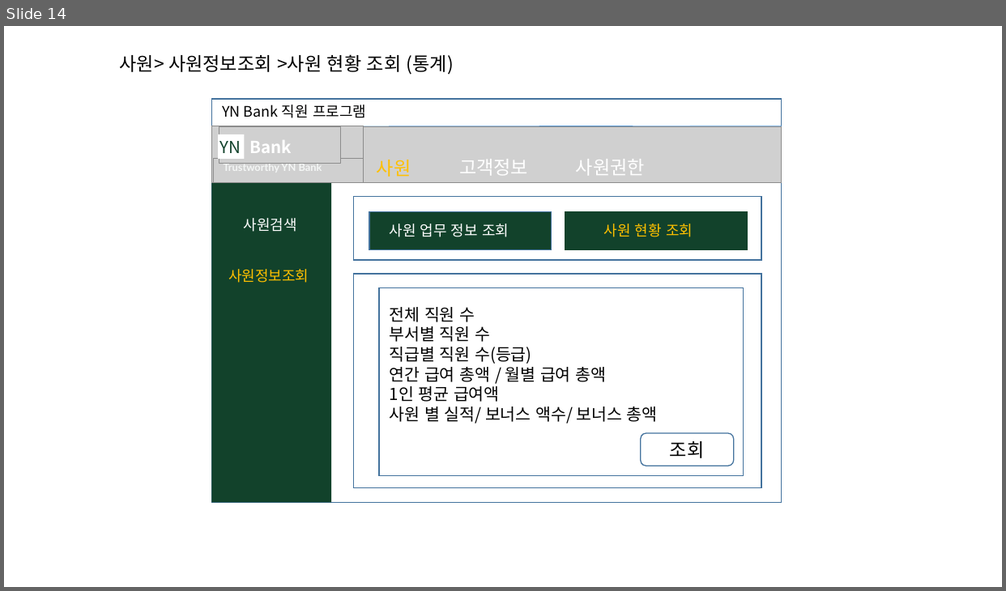
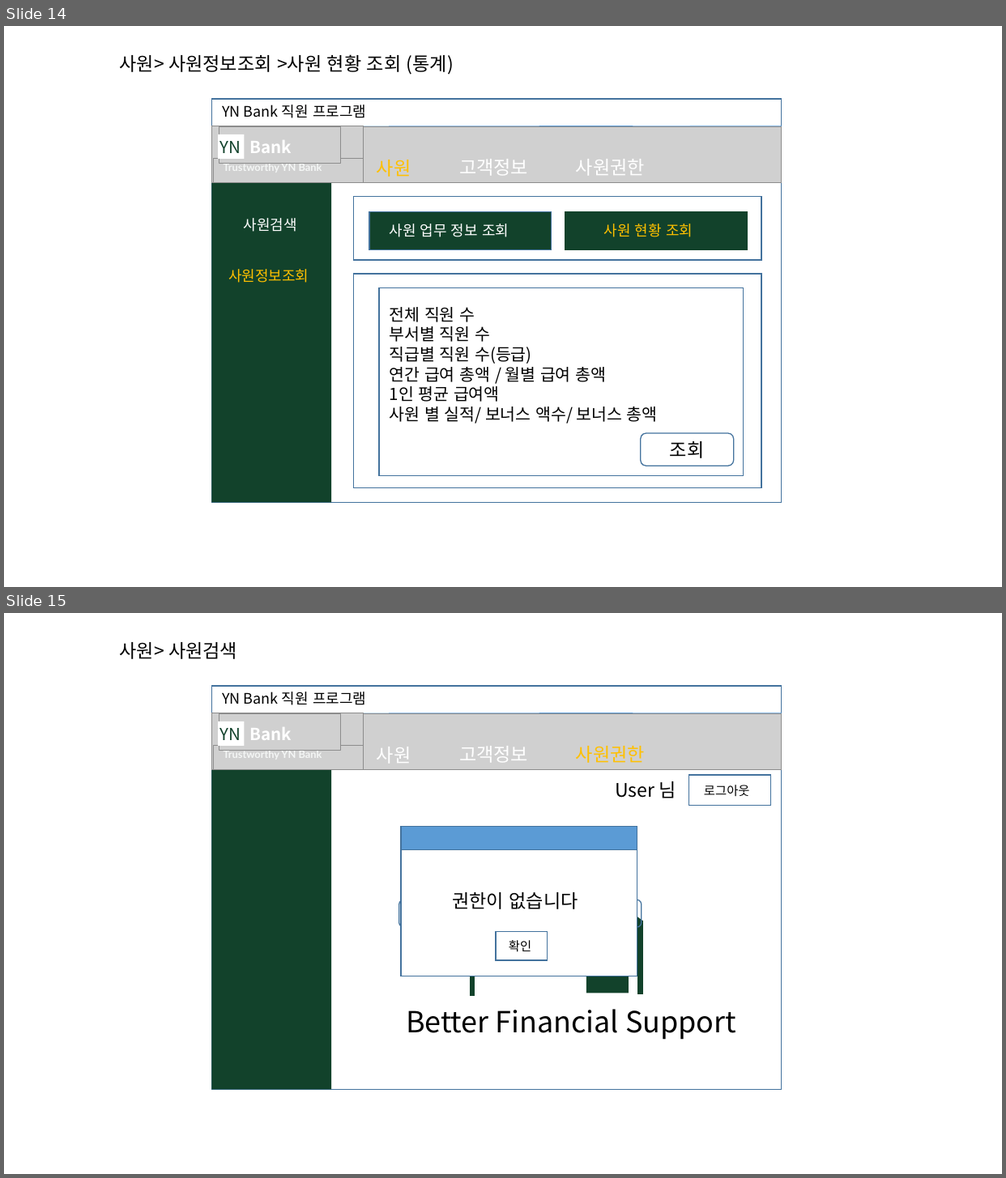
Before and after one commit to DaeguIT-MinSuKim/yi_java3st_2team, a slide deck: file/UI 설계화면.pptx. Shown one above the other, each under a label of ours: slide 14 before the commit, slides 14 and 15 after it. The pictures are 1006x591 and 1006x1178 pixels, drawn with LibreOffice and Linux fonts; fonts in the diff are those of the drawing; grey boxes stand for pictures. Boxes give left, top, right and bottom in pixels: in the first picture for what was removed or moved away, otherwise in the second. Text is boxed around its words. In the diff, an @@ line names an element or a change of style, - is before the commit and + after.

```diff
--- a/file/UI 설계화면.pptx
+++ b/file/UI 설계화면.pptx
@@ slide 15 added at (x1=4, y1=613, x2=1002, y2=1174), background #FFFFFF @@
@@ text added at (x1=120, y1=642, x2=237, y2=659), 18 pt, text #000000 @@
+사원> 사원검색
@@ rectangle added at (x1=211, y1=686, x2=781, y2=1090), outline #43739E 1 pt @@
@@ text added at (x1=222, y1=692, x2=366, y2=705), 14 pt, text #000000 @@
+YN Bank 직원 프로그램
@@ line added from (211, 713) to (782, 713), #5B9BD5 0.5 pt @@
@@ picture added at (x1=211, y1=713, x2=362, y2=769) @@
@@ picture added at (x1=212, y1=713, x2=364, y2=769) @@
@@ rectangle added at (x1=218, y1=722, x2=245, y2=747), fill #FFFFFF @@
@@ picture added at (x1=219, y1=714, x2=341, y2=750) @@
@@ text added at (x1=220, y1=728, x2=241, y2=740), 16 pt, text #12422B @@
+YN
@@ text added at (x1=249, y1=727, x2=292, y2=740), 16 pt, text #FFFFFF, bold @@
+Bank
@@ picture added at (x1=363, y1=713, x2=782, y2=769) @@
@@ picture added at (x1=214, y1=746, x2=364, y2=769) @@
@@ text added at (x1=224, y1=750, x2=322, y2=751), 10 pt, text #F4F6F5, bold @@
+Trustworthy YN Bank
@@ text added at (x1=377, y1=747, x2=411, y2=763), 18 pt, text #FFFFFF @@
+사원
@@ text added at (x1=459, y1=746, x2=528, y2=762), 18 pt, text #FFFFFF @@
+고객정보
@@ text added at (x1=576, y1=746, x2=645, y2=763), 18 pt, text #FFC000 @@
+사원권한
@@ rectangle added at (x1=211, y1=770, x2=331, y2=1090), fill #12422B @@
@@ text added at (x1=615, y1=781, x2=675, y2=798), 18 pt, text #000000 @@
+User 님
@@ rectangle added at (x1=689, y1=776, x2=770, y2=806), outline #43739E 1 pt @@
@@ text added at (x1=704, y1=785, x2=750, y2=796), 12 pt, text #000000 @@
+로그아웃
@@ rectangle added at (x1=401, y1=831, x2=637, y2=976), fill #FFFFFF, outline #43739E 1 pt @@
@@ rectangle added at (x1=401, y1=826, x2=637, y2=850), fill #5B9BD5, outline #43739E 1 pt @@
@@ text added at (x1=407, y1=826, x2=496, y2=828), 14 pt, text #FFFFFF @@
+사원 이름 입력
@@ line added from (556, 861) to (641, 923), #12422B 5 pt @@
@@ rounded rectangle added at (x1=399, y1=900, x2=500, y2=927), outline #43739E 1 pt @@
@@ text added at (x1=452, y1=892, x2=578, y2=909), 18 pt, text #000000 @@
+권한이 없습니다
@@ rounded rectangle added at (x1=536, y1=900, x2=641, y2=927), outline #43739E 1 pt @@
@@ line added from (473, 923) to (473, 996), #12422B 5 pt @@
@@ line added from (641, 922) to (641, 995), #12422B 5 pt @@
@@ rectangle added at (x1=496, y1=932, x2=548, y2=961), outline #43739E 1 pt @@
@@ text added at (x1=509, y1=940, x2=531, y2=952), 12 pt, text #000000 @@
+확인
@@ rectangle added at (x1=586, y1=934, x2=629, y2=994), fill #12422B @@
@@ text added at (x1=406, y1=1009, x2=736, y2=1040), 28 pt, text #000000 @@
+Better Financial Support
```
Also in this commit, not shown: 2 slides changed, 2 other slides added.
